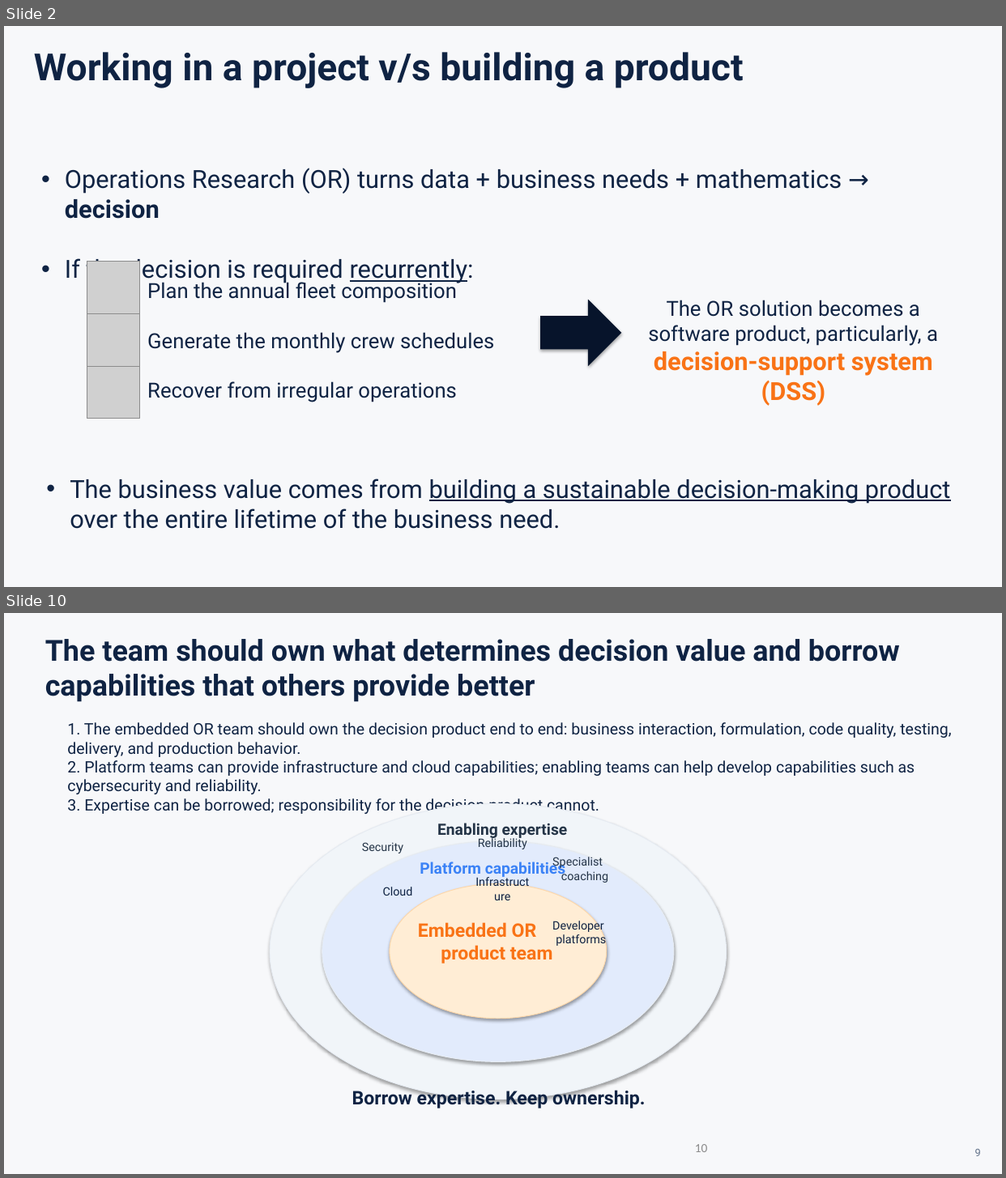
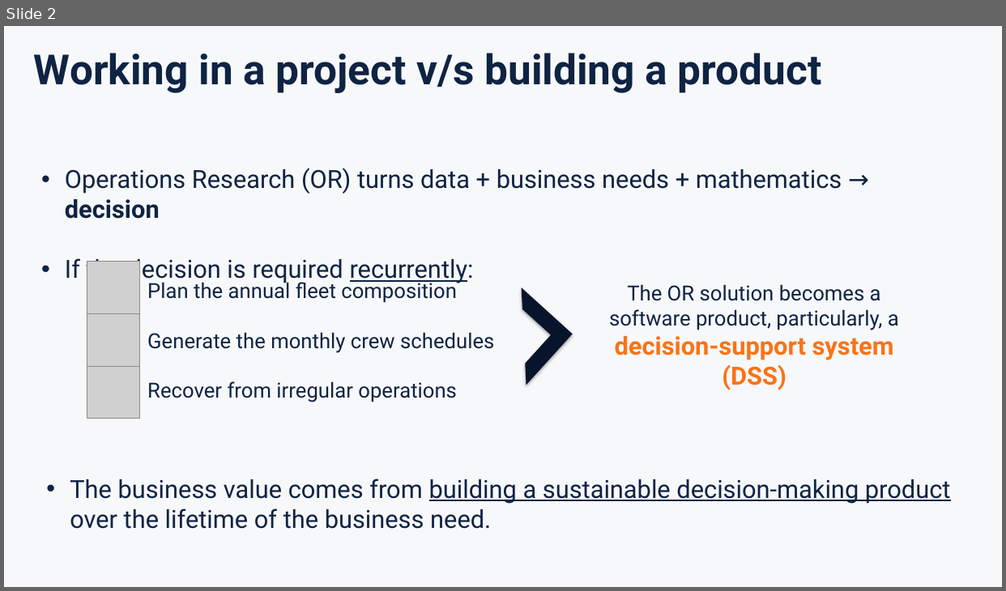
Before and after one commit to sefop/sefop-training-hub, a slide deck: workshops/2026-10-25-agifors-annual-symposium/agifors-sefop.pptx. Shown one above the other, each under a label of ours: slides 2 and 10 before the commit, slide 2 after it; the slides between them are not shown. The pictures are 1006x1178 and 1006x591 pixels, drawn with LibreOffice and Linux fonts; fonts in the diff are those of the drawing; grey boxes stand for pictures. Boxes give left, top, right and bottom in pixels: in the first picture for what was removed or moved away, otherwise in the second. Text is boxed around its words. In the diff, an @@ line names an element or a change of style, - is before the commit and + after.

```diff
--- a/workshops/2026-10-25-agifors-annual-symposium/agifors-sefop.pptx
+++ b/workshops/2026-10-25-agifors-annual-symposium/agifors-sefop.pptx
@@ slide 10 removed at [4,613,1002,1174], background #F7F8FA @@
@@ text removed at [45,639,900,702] @@
-The team should own what determines decision value and borrow capabilities that others provide better
@@ text removed at [67,722,951,814] @@
-1. The embedded OR team should own the decision product end to end: business interaction, formulation, code quality, testing, delivery, and production behavior.
-2. Platform teams can provide infrastructure and cloud capabilities; enabling teams can help develop capabilities such as cybersecurity and reliability.
-3. Expertise can be borrowed; responsibility for the decision product cannot.
@@ text removed at [283,760,377,773] @@
-Infrastructure
@@ ellipse removed at [270,804,727,1100] @@
@@ text removed at [437,823,568,839] @@
-Enabling expertise
@@ ellipse removed at [322,841,674,1063] @@
@@ text removed at [362,842,403,854] @@
-Security
@@ text removed at [478,837,527,850] @@
-Reliability
@@ text removed at [420,859,565,878] @@
-Platform capabilities
@@ text removed at [552,857,608,883] @@
-Specialist
-coaching
@@ text removed at [383,887,413,896] @@
-Cloud
@@ ellipse removed at [390,884,607,1019] @@
@@ text removed at [418,922,553,964] @@
-Embedded OR
-product team
@@ text removed at [552,918,606,946] @@
-Developer
-platforms
@@ text removed at [352,1088,645,1109] @@
-Borrow expertise. Keep ownership.
@@ page number removed at [695,1144,708,1152] @@
-10
@@ text removed at [975,1149,981,1157] @@
-9
@@ slide 2 changed as well @@
@@ text "Working in a project v/s ..." at [34,53,821,93]: size 36 to 40 pt @@
@@ half frame added at [475,288,572,386], fill #07142B @@
@@ text "The OR solution becomes a ...": place and size @@
-text "The OR solution becomes a ..." at [648,300,938,406]
+text "The OR solution becomes a ..." at [609,284,899,390]
@@ right arrow removed at [541,299,621,366] @@
@@ text at [70,479,951,529]: text changed @@
-• The business value comes from building a sustainable decision-making product over the entire lifetime of the business need.
+• The business value comes from building a sustainable decision-making product over the lifetime of the business need.
```
Also in this commit, not shown: 1 other slide changed, 10 slides added, 10 other slides removed, 1 other file.
